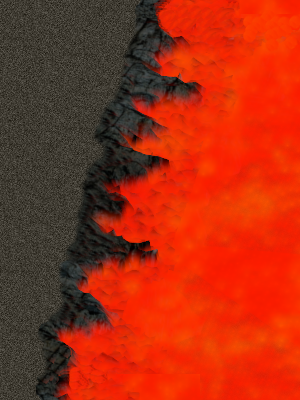
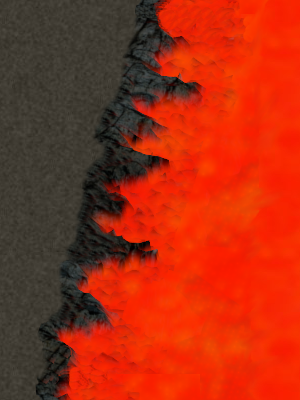
Layers edited between the first and the second (300, 400) image:
painted on "Pasted Layer" over bbox(234, 0, 300, 400)
painted on "New Layer" over bbox(0, 0, 300, 400)
